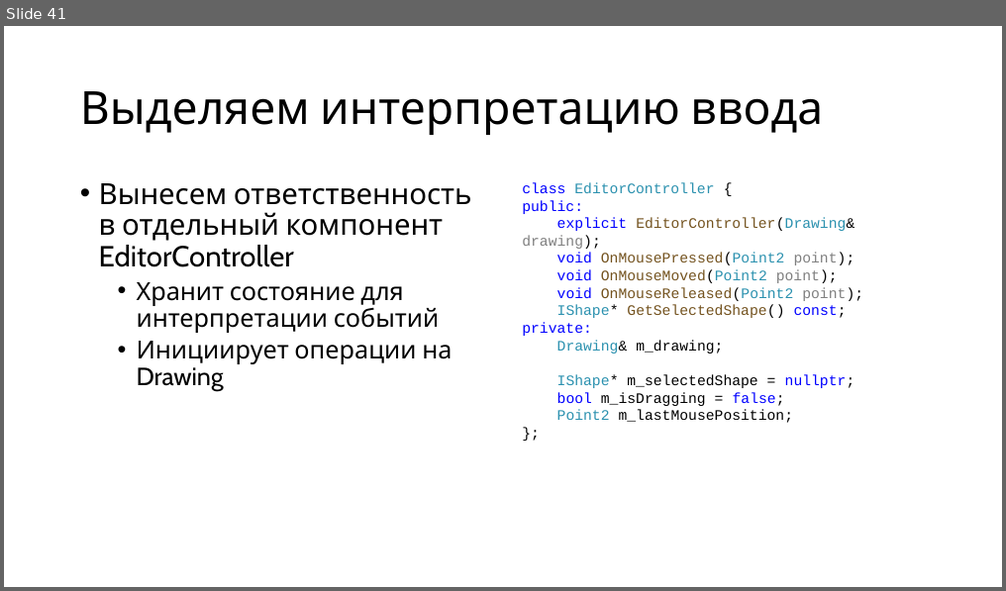
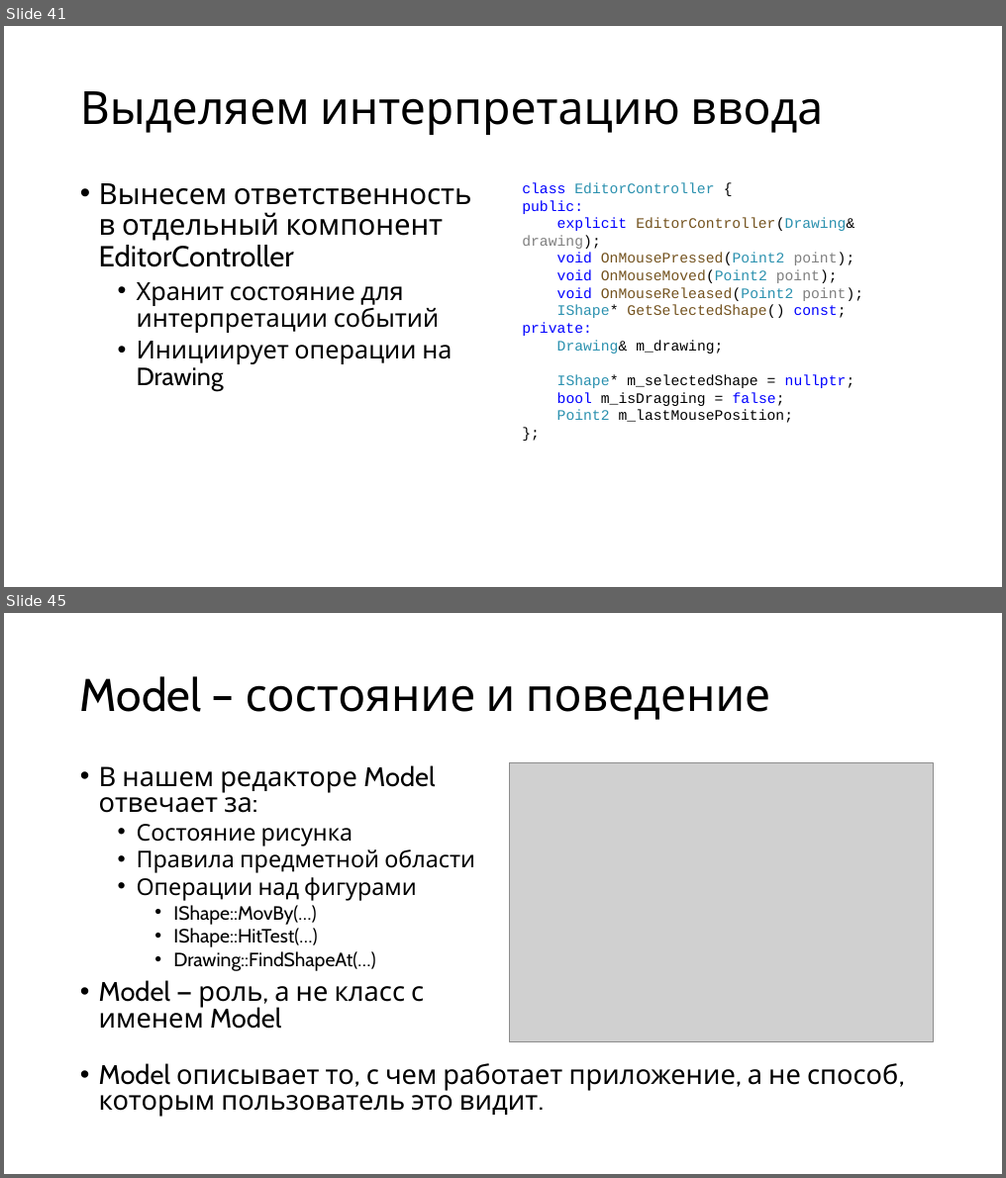
Before and after one commit to alexey-malov/ood, a slide deck: lectures/new/03. gui-app-design/gui-app-design.pptx. Shown one above the other, each under a label of ours: slide 41 before the commit, slides 41 and 45 after it; the slides between them are not shown. The pictures are 1006x591 and 1006x1178 pixels, drawn with LibreOffice and Linux fonts; fonts in the diff are those of the drawing; grey boxes stand for pictures. Boxes give left, top, right and bottom in pixels: in the first picture for what was removed or moved away, otherwise in the second. Text is boxed around its words. In the diff, an @@ line names an element or a change of style, - is before the commit and + after.

```diff
--- a/lectures/new/03. gui-app-design/gui-app-design.pptx
+++ b/lectures/new/03. gui-app-design/gui-app-design.pptx
@@ slide 45 added at <box>4,613,1002,1174</box>, background #FFFFFF @@
@@ title added at <box>80,676,771,720</box>, 44 pt, text #000000 @@
+Model – состояние и поведение
@@ text added at <box>99,765,475,1029</box>, 25.9 pt, text #000000 @@
+• В нашем редакторе Model отвечает за:
+  • Состояние рисунка
+  • Правила предметной области
+  • Операции над фигурами
+    • IShape::MovBy(…)
+    • IShape::HitTest(…)
+    • Drawing::FindShapeAt(…)
+• Model — роль, а не класс с именем Model
@@ picture added at <box>509,762,934,1042</box> @@
@@ text added at <box>99,1063,898,1117</box>, 25.9 pt, text #000000 @@
+• Model описывает то, с чем работает приложение, а не способ, которым пользователь это видит.
```
Also in this commit, not shown: 2 slides changed, 35 other slides added, 4 slides removed, 6 other files.
